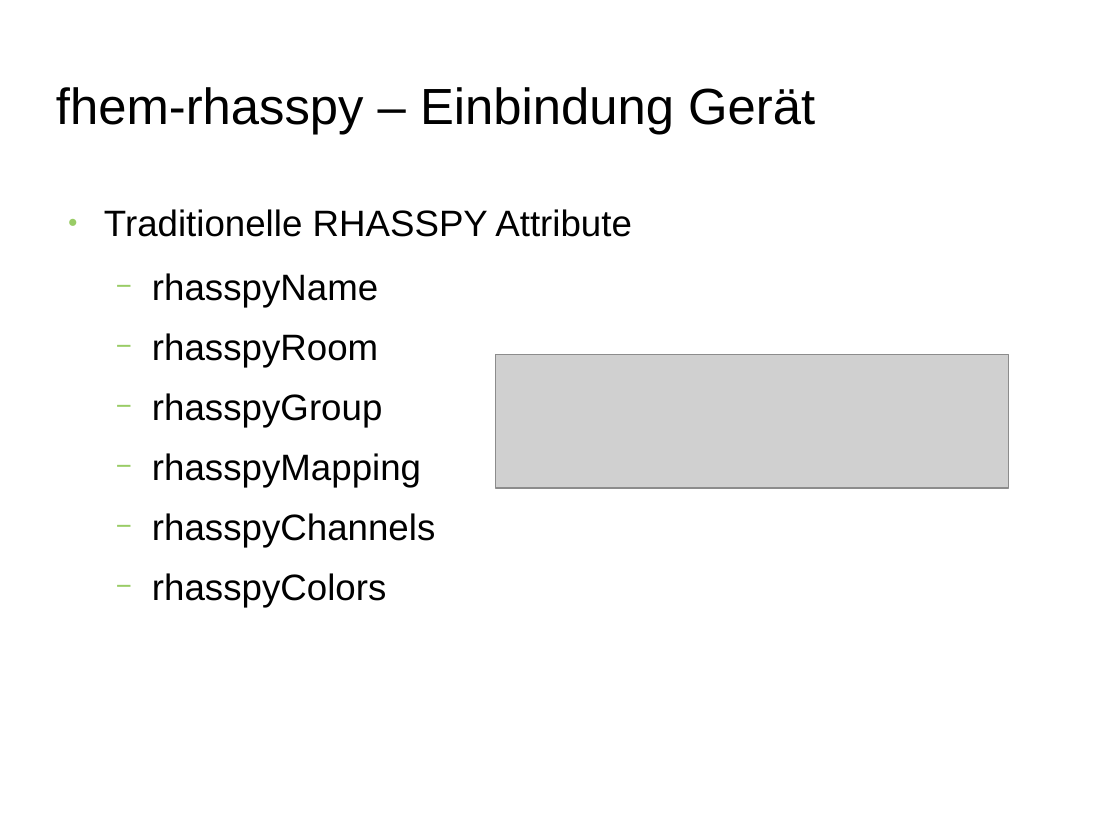
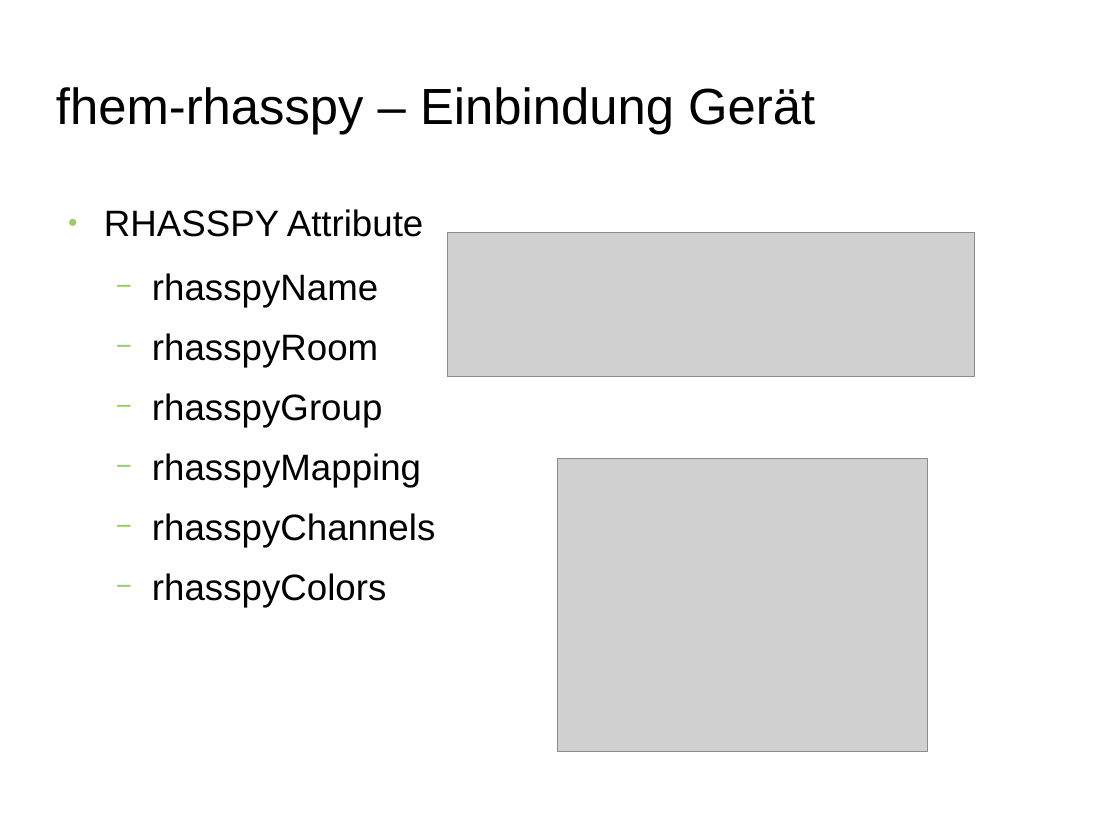
Before and after one commit to drhirn/fhem-rhasspy, a slide deck: slide 11 of fhem-rhasspy.odp. Drawn at 1120x840 pixels with LibreOffice and Linux fonts; fonts in the diff are those of the drawing; grey boxes stand for pictures; background and template pictures are left out. Boxes give left, top, right and bottom in pixels: in the first picture for what was removed or moved away, otherwise in the second. Text is boxed around its words. In the diff, an @@ line names an element or a change of style, - is before the commit and + after.

```diff
--- a/fhem-rhasspy.odp
+++ b/fhem-rhasspy.odp
@@ text at (104,209,423,237): text changed @@
-● Traditionelle RHASSPY Attribute
+● RHASSPY Attribute
@@ picture: place and size @@
-picture at (496,355,1009,489)
+picture at (448,233,975,377)
@@ picture added at (557,458,928,752) @@
```
Also in this commit, not shown: 5 other slides changed, 2 other files.
